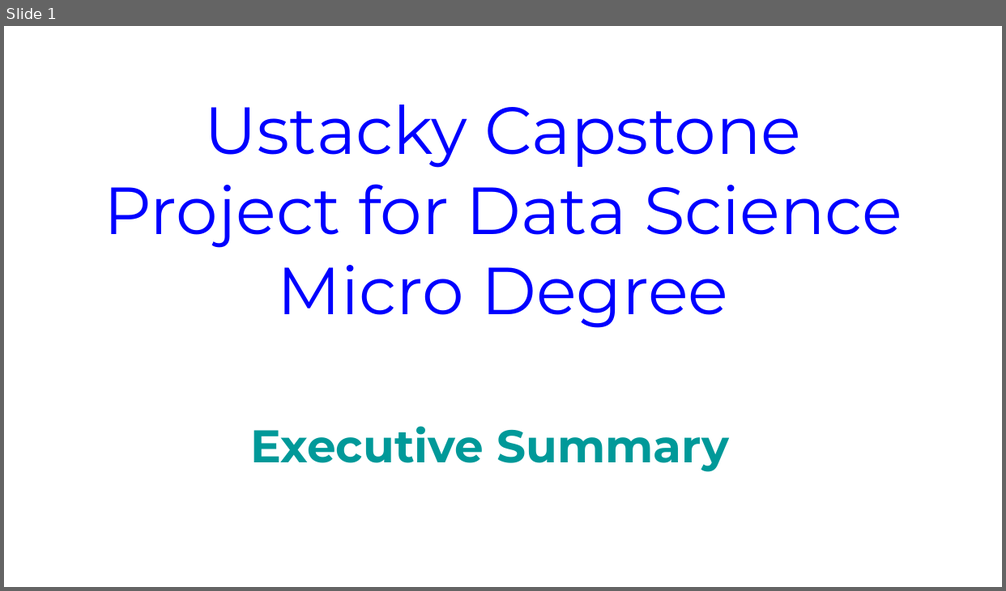
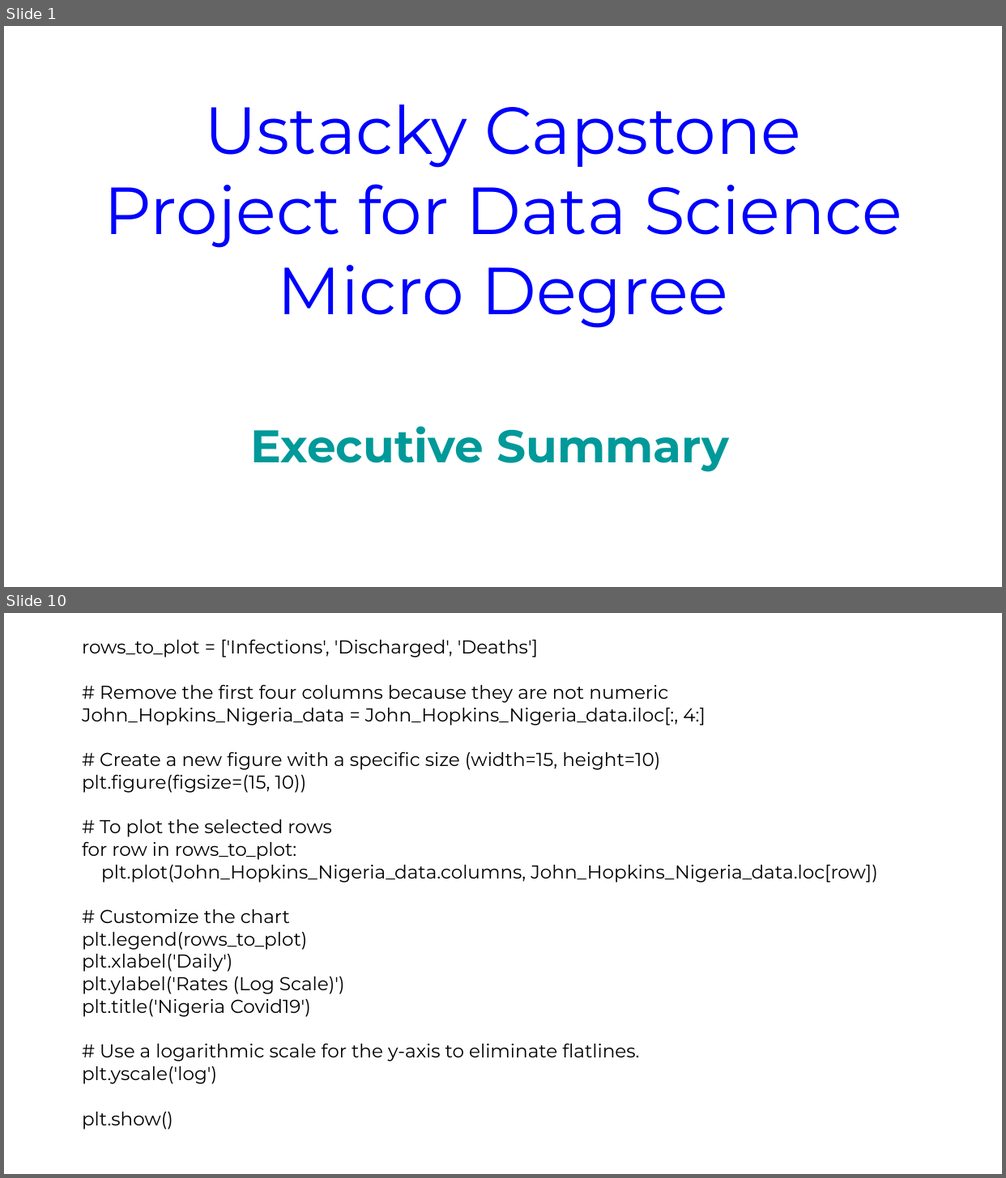
Before and after one commit to iroanya/Nigeria-COVID-19-Data-Analysis-Using-Python, a slide deck: Ustacky Capstone Project for Data Science Micro Degree.pptx. Shown one above the other, each under a label of ours: slide 1 before the commit, slides 1 and 10 after it; the slides between them are not shown. The pictures are 1006x591 and 1006x1178 pixels, drawn with LibreOffice and Linux fonts; fonts in the diff are those of the drawing. Boxes give left, top, right and bottom in pixels: in the first picture for what was removed or moved away, otherwise in the second. Text is boxed around its words. In the diff, an @@ line names an element or a change of style, - is before the commit and + after.

```diff
--- a/Ustacky Capstone Project for Data Science Micro Degree.pptx
+++ b/Ustacky Capstone Project for Data Science Micro Degree.pptx
@@ slide 10 added at <box>4,613,1002,1174</box>, background #FFFFFF @@
@@ text added at <box>82,639,878,1130</box>, 18 pt, text #000000 @@
+rows_to_plot = ['Infections', 'Discharged', 'Deaths']
+# Remove the first four columns because they are not numeric
+John_Hopkins_Nigeria_data = John_Hopkins_Nigeria_data.iloc[:, 4:]
+# Create a new figure with a specific size (width=15, height=10)
+plt.figure(figsize=(15, 10))
+# To plot the selected rows
+for row in rows_to_plot:
+plt.plot(John_Hopkins_Nigeria_data.columns, John_Hopkins_Nigeria_data.loc[row])
+# Customize the chart
+plt.legend(rows_to_plot)
+plt.xlabel('Daily')
+plt.ylabel('Rates (Log Scale)')
+plt.title('Nigeria Covid19')
+# Use a logarithmic scale for the y-axis to eliminate flatlines.
+plt.yscale('log')
+plt.show()
```
Also in this commit, not shown: 11 slides changed, 17 other slides added, 1 slide removed.
